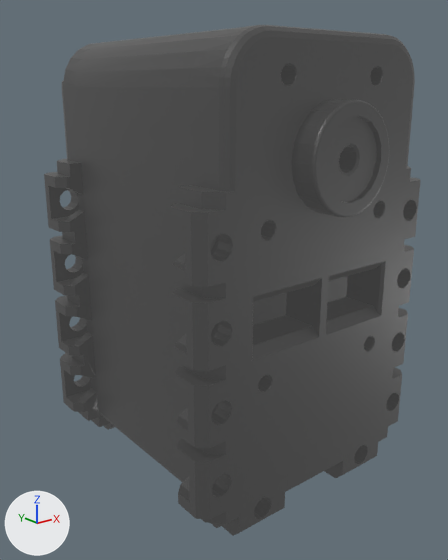
The COLLADA model pandora_sensors_description/meshes/hokuyo_urg_04lx/laser_pitch_servo.dae, before and after one commit.
Camera for both pictures: a 50 mm camera at (-0.0329, -0.0568, 0.0296) aimed at (0.0119, -0.0008, 0.0072). The lights are fixed; the arrows at lower left show +X, +Y and +Z. Where no turn or scale is listed for an object, it has been applied to the vertices.

Names of what the first picture shows: 'base_link_001'.
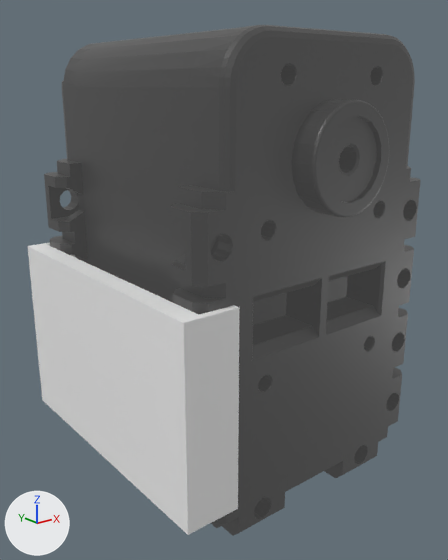
The edits, one by one:
Material 'Scanner_Window' (mat_scanner_window) is new.
Its base color is (0.9, 0.9, 0.9) (white #f3f3f3).
Its roughness is 0.44.
me_base_link_004 is used by ob_base_link_001; location (0.0, 0.0, 0.0).
me_base_link_004 had 9971 vertices, 20161 faces and spanned x -0.003..0.029, y -0.0188..0.019, z -0.0155..0.0345.
me_base_link_004 now has 10019 vertices, 20247 faces and spans x -0.0052..0.029, y -0.0188..0.019, z -0.0155..0.0345.
me_base_link_004 part 1: a new loose piece of 28 vertices spanning x -0.0052..0.0009, y -0.0168..0.0106, z -0.0106..0.0107, in mat_scanner_window (white #f3f3f3).
me_base_link_004 part 2: a new loose piece of 20 vertices spanning x -0.0052..0.0009, y 0.0106..0.0168, z -0.0106..0.0107, in mat_scanner_window (white #f3f3f3).
me_base_link_004 now uses material mat_scanner_window (white #f3f3f3).

What differs and where, as boxes [x1, y1, x2, y2] in the pictures (448 x 560 px):
'base_link_001', reshaped
    before: [44, 25, 421, 536]
    after: [27, 25, 421, 536]
part 1 of me_base_link_004, added
    after: [48, 253, 240, 535]
part 2 of me_base_link_004, added
    after: [27, 242, 76, 418]
